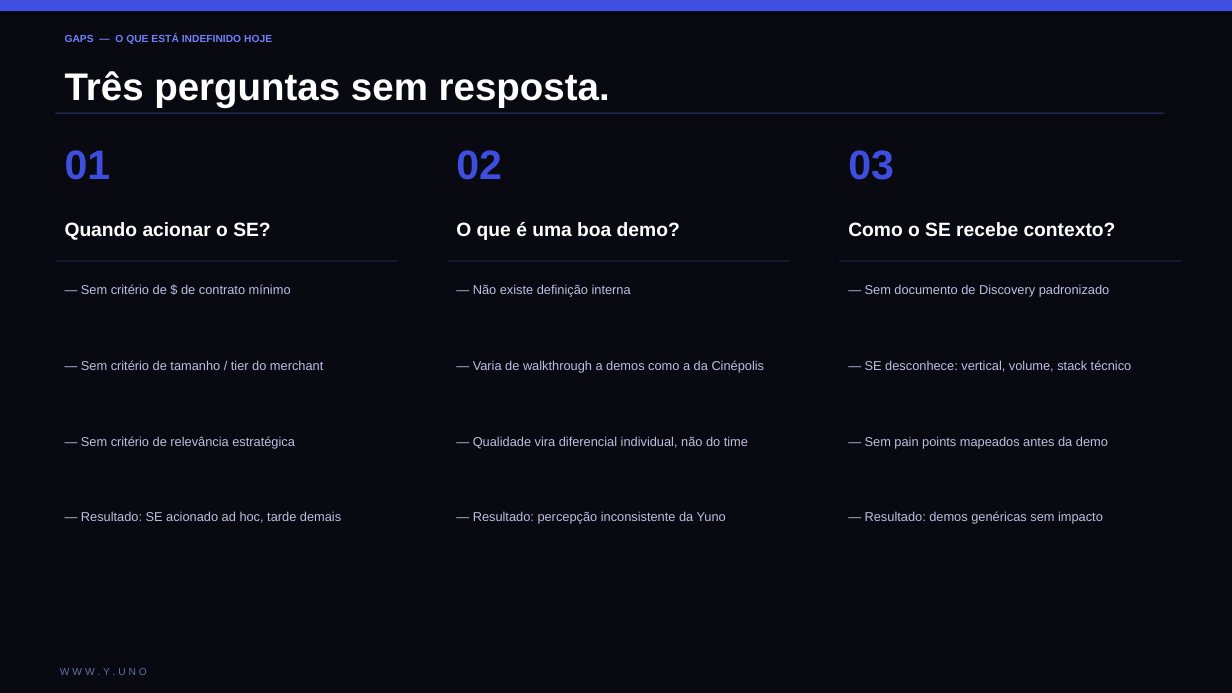
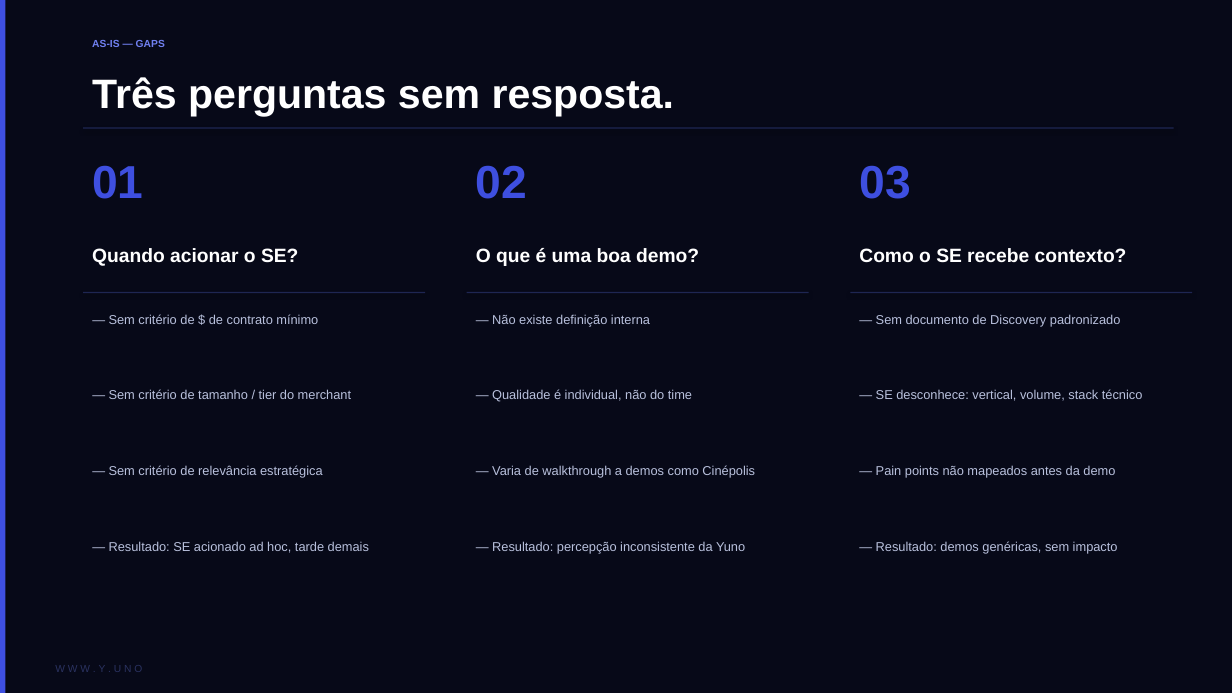
Before and after one commit to andyarapedrosa/yuno-sdk-demos, a slide deck: slide 4 of SE_Process_AsIs_ToBe.pptx. Drawn at 1232x693 pixels with LibreOffice and Linux fonts; fonts in the diff are those of the drawing. Boxes give left, top, right and bottom in pixels: in the first picture for what was removed or moved away, otherwise in the second. Text is boxed around its words. In the diff, an @@ line names an element or a change of style, - is before the commit and + after.

```diff
--- a/SE_Process_AsIs_ToBe.pptx
+++ b/SE_Process_AsIs_ToBe.pptx
@@ rectangle at box(0, 0, 1232, 693): fill #090912 to #070918 @@
@@ rectangle: place and size @@
-rectangle at box(0, 0, 1232, 11)
+rectangle at box(0, 0, 6, 693)
@@ text at box(92, 40, 165, 47): text changed; text colour #7080F8 to #7080F0 @@
-GAPS — O QUE ESTÁ INDEFINIDO HOJE
+AS-IS — GAPS
@@ text "Três perguntas sem resposta.": place and size @@
-text "Três perguntas sem resposta." at box(65, 71, 610, 107)
+text "Três perguntas sem resposta." at box(92, 77, 675, 116)
@@ text "Três perguntas sem resposta." at box(92, 77, 675, 116): size 30 to 32 pt @@
@@ size 32 to 36 pt in 3 elements at box(859, 165, 910, 199), box(476, 165, 527, 199), box(92, 165, 143, 199) @@
@@ text "01": place and size @@
-text "01" at box(65, 150, 111, 180)
+text "01" at box(92, 165, 143, 199)
@@ rectangle: place and size @@
-rectangle at box(55, 113, 1165, 114)
+rectangle at box(83, 128, 1174, 128)
@@ text "02": place and size @@
-text "02" at box(456, 150, 502, 180)
+text "02" at box(476, 165, 527, 199)
@@ text "03": place and size @@
-text "03" at box(848, 150, 894, 180)
+text "03" at box(859, 165, 910, 199)
@@ text "Quando acionar o SE?": place and size @@
-text "Quando acionar o SE?" at box(65, 222, 270, 240)
+text "Quando acionar o SE?" at box(92, 248, 298, 266)
@@ text "O que é uma boa ...": place and size @@
-text "O que é uma boa ..." at box(456, 222, 680, 240)
+text "O que é uma boa ..." at box(476, 248, 699, 266)
@@ text "Como o SE recebe contexto?": place and size @@
-text "Como o SE recebe contexto?" at box(848, 222, 1116, 237)
+text "Como o SE recebe contexto?" at box(859, 248, 1127, 263)
@@ 4 texts, 1 rectangle: place and size @@
-4 texts, 1 rectangle at box(55, 261, 397, 523)
+4 texts, 1 rectangle at box(83, 292, 425, 553)
@@ fill #303870 to #1E2652 in 4 elements at box(83, 128, 1174, 128), box(850, 292, 1192, 293), box(467, 292, 809, 293), box(83, 292, 425, 293) @@
@@ 2 texts, 1 rectangle: place and size @@
-2 texts, 1 rectangle at box(447, 261, 789, 524)
+2 texts, 1 rectangle at box(467, 292, 809, 554)
@@ 2 texts, 1 rectangle: place and size @@
-2 texts, 1 rectangle at box(839, 261, 1181, 372)
+2 texts, 1 rectangle at box(850, 292, 1192, 401)
@@ text at box(492, 389, 692, 402): text changed; text colour #BBC0DE to #B8C0DC @@
-— Qualidade vira diferencial individual, não do time
+— Qualidade é individual, não do time
@@ text at box(492, 465, 755, 478): text changed; text colour #BBC0DE to #B8C0DC @@
-— Varia de walkthrough a demos como a da Cinépolis
+— Varia de walkthrough a demos como Cinépolis
@@ text at box(876, 465, 1115, 478): text changed; text colour #BBC0DE to #B8C0DC @@
-— Sem pain points mapeados antes da demo
+— Pain points não mapeados antes da demo
@@ text colour #BBC0DE to #B8C0DC in 8 elements at box(876, 314, 1120, 327), box(876, 389, 1143, 401), box(492, 314, 650, 327), box(492, 541, 745, 554), box(109, 314, 318, 324), box(109, 389, 351, 399), box(109, 465, 323, 478), box(109, 541, 369, 553) @@
@@ text at box(876, 541, 1118, 554): text changed; text colour #BBC0DE to #B8C0DC @@
-— Resultado: demos genéricas sem impacto
+— Resultado: demos genéricas, sem impacto
@@ text "W W W . Y ..." at box(55, 665, 142, 672): text colour #6070A0 to #2A3260 @@
```
Also in this commit, not shown: 11 other slides changed.
